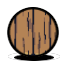
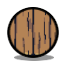
Layer changes from the first 64px x 64px image to the second:
"Transformation": opacity 100% → 41% over [14, 54, 54, 61]
painted on "Layer #1" over [8, 52, 60, 61]
